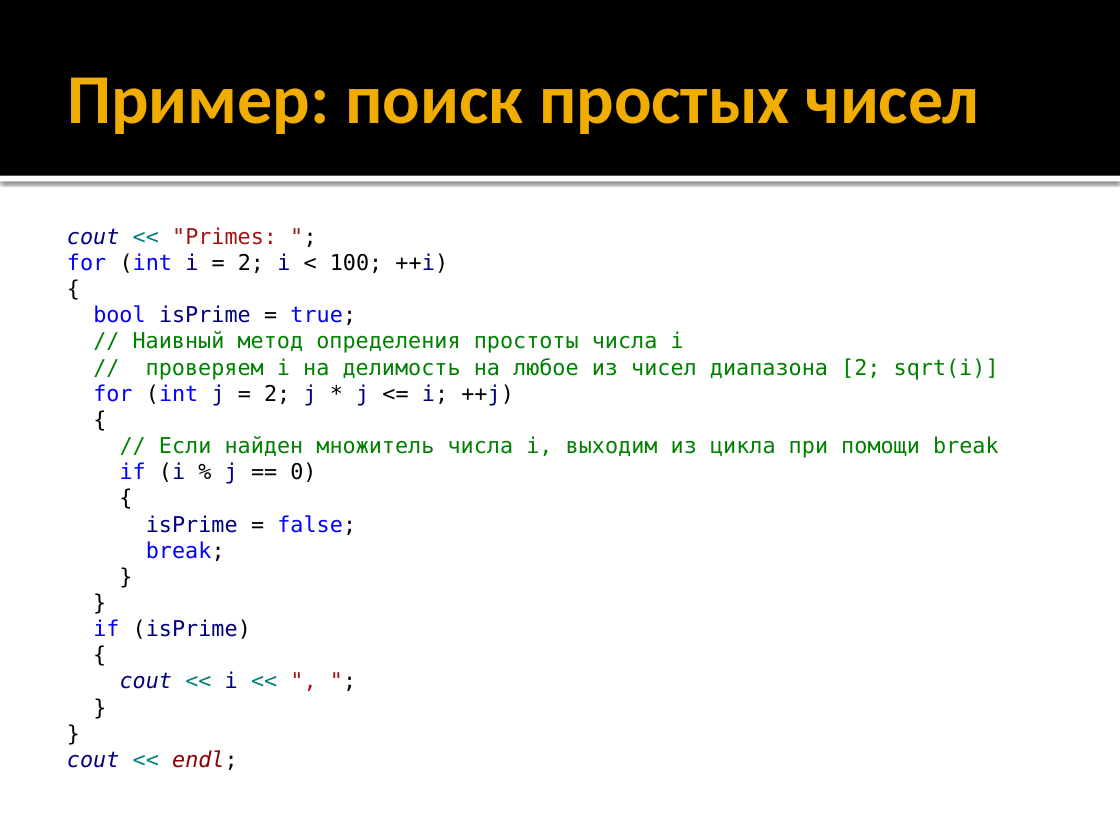
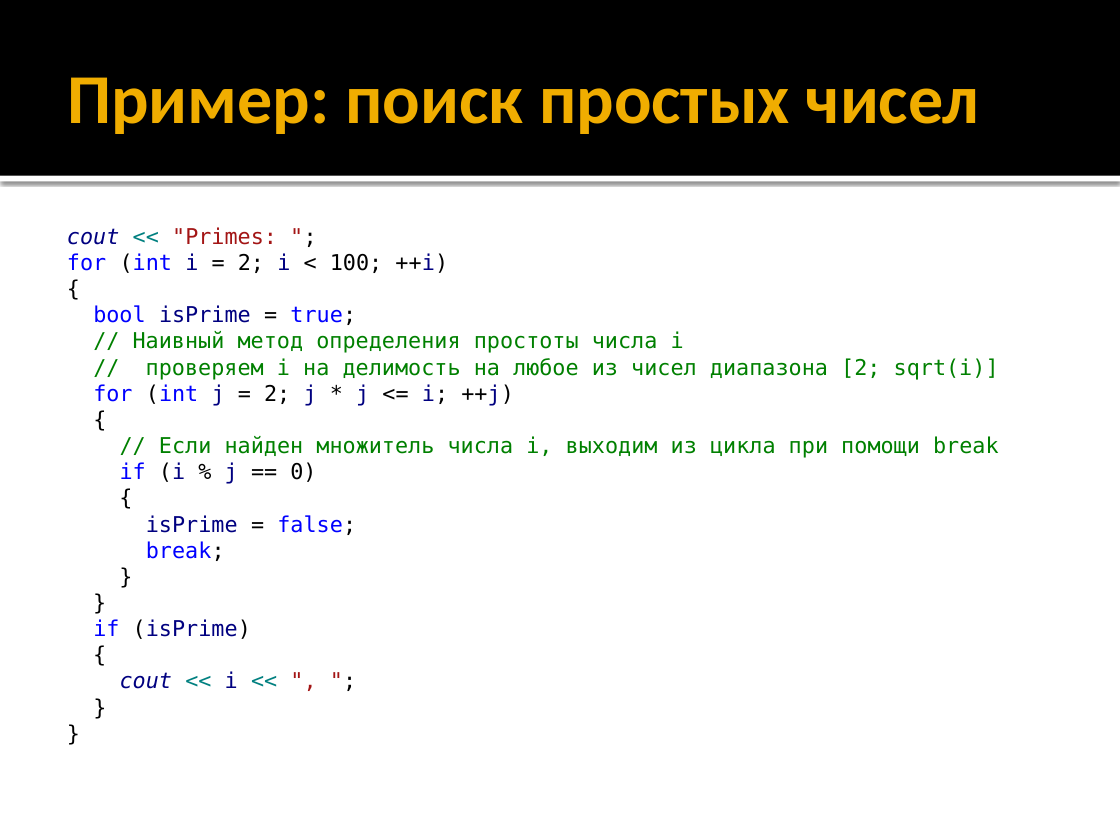
Before and after one commit to alexey-malov/oop, a slide deck: slide 89 of lectures/01/Синтаксис C++.pptx (slide 87 before the commit). Drawn at 1120x840 pixels with LibreOffice and Linux fonts; fonts in the diff are those of the drawing. Boxes give left, top, right and bottom in pixels: in the first picture for what was removed or moved away, otherwise in the second. Text is boxed around its words. In the diff, an @@ line names an element or a change of style, - is before the commit and + after.

```diff
--- a/lectures/01/Синтаксис C++.pptx
+++ b/lectures/01/Синтаксис C++.pptx
@@ text at (67,750,238,770): paragraph removed @@
-cout << endl;
```
Also in this commit, not shown: 5 other slides changed, 3 slides added, 1 slide removed.
